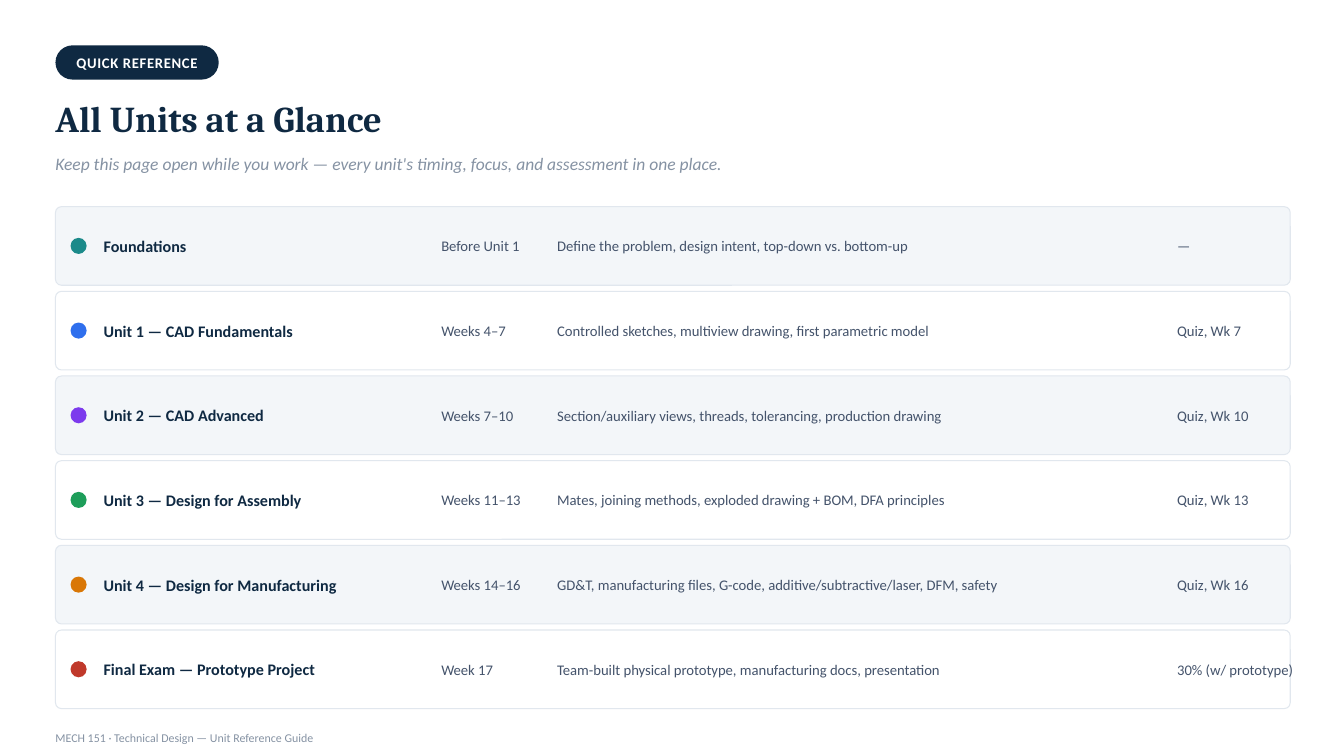
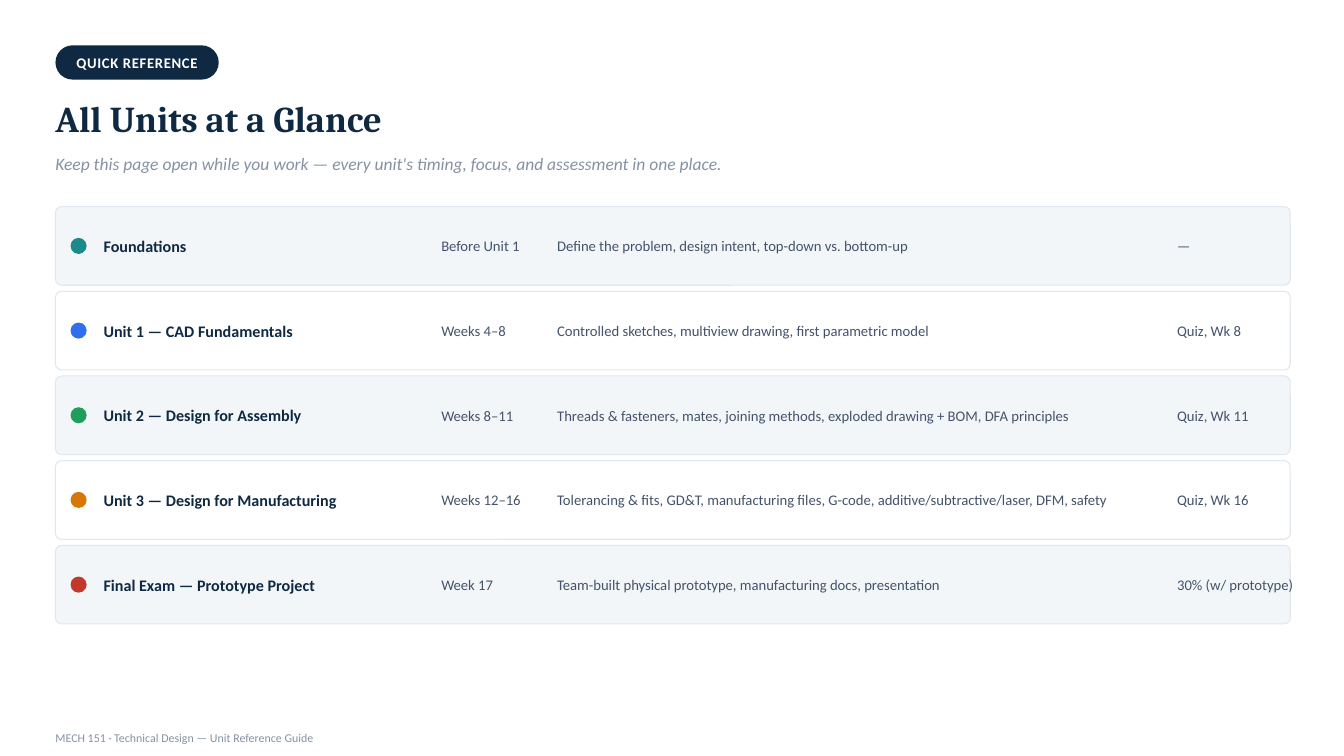
Before and after one commit to kainanis808/kainanis808.github.io, a slide deck: slide 54 of MECH151_techDesign/slideDeck/MECH151_Unit_Reference_Deck.pptx (slide 57 before the commit). Drawn at 1344x756 pixels with LibreOffice and Linux fonts; fonts in the diff are those of the drawing. Boxes give left, top, right and bottom in pixels: in the first picture for what was removed or moved away, otherwise in the second. Text is boxed around its words. In the diff, an @@ line names an element or a change of style, - is before the commit and + after.

```diff
--- a/MECH151_techDesign/slideDeck/MECH151_Unit_Reference_Deck.pptx
+++ b/MECH151_techDesign/slideDeck/MECH151_Unit_Reference_Deck.pptx
@@ text at box(441, 326, 506, 336): text changed @@
-Weeks 4–7
+Weeks 4–8
@@ text at box(1177, 326, 1241, 338): text changed @@
-Quiz, Wk 7
+Quiz, Wk 8
@@ ellipse at box(71, 407, 87, 423): fill #7C3AED to #1E9E5A @@
@@ text at box(104, 409, 301, 424): text changed @@
-Unit 2 — CAD Advanced
+Unit 2 — Design for Assembly
@@ text at box(441, 411, 514, 421): text changed @@
-Weeks 7–10
+Weeks 8–11
@@ text at box(557, 411, 1068, 424): text changed @@
-Section/auxiliary views, threads, tolerancing, production drawing
+Threads & fasteners, mates, joining methods, exploded drawing + BOM, DFA principles
@@ text at box(1177, 411, 1249, 423): text changed @@
-Quiz, Wk 10
+Quiz, Wk 11
@@ ellipse at box(71, 492, 87, 508): fill #1E9E5A to #D97706 @@
@@ text at box(104, 494, 336, 509): text changed @@
-Unit 3 — Design for Assembly
+Unit 3 — Design for Manufacturing
@@ text at box(441, 495, 521, 505): text changed @@
-Weeks 11–13
+Weeks 12–16
@@ text at box(557, 495, 1106, 508): text changed @@
-Mates, joining methods, exploded drawing + BOM, DFA principles
+Tolerancing & fits, GD&T, manufacturing files, G-code, additive/subtractive/laser, DFM, safety
@@ text at box(1177, 495, 1249, 507): text changed @@
-Quiz, Wk 13
+Quiz, Wk 16
@@ 4 texts, 1 ellipse: place and size @@
-4 texts, 1 ellipse at box(71, 661, 1293, 678)
+4 texts, 1 ellipse at box(71, 577, 1293, 594)
@@ ellipse removed at box(71, 577, 87, 593) @@
@@ text removed at box(104, 579, 336, 594) @@
-Unit 4 — Design for Manufacturing
@@ text removed at box(441, 580, 521, 590) @@
-Weeks 14–16
@@ text removed at box(557, 580, 997, 593) @@
-GD&T, manufacturing files, G-code, additive/subtractive/laser, DFM, safety
@@ text removed at box(1177, 580, 1249, 592) @@
-Quiz, Wk 16
@@ rounded rectangle removed at box(55, 630, 1291, 709) @@
```
Also in this commit, not shown: 32 other slides changed, 3 slides removed, 37 other files.
